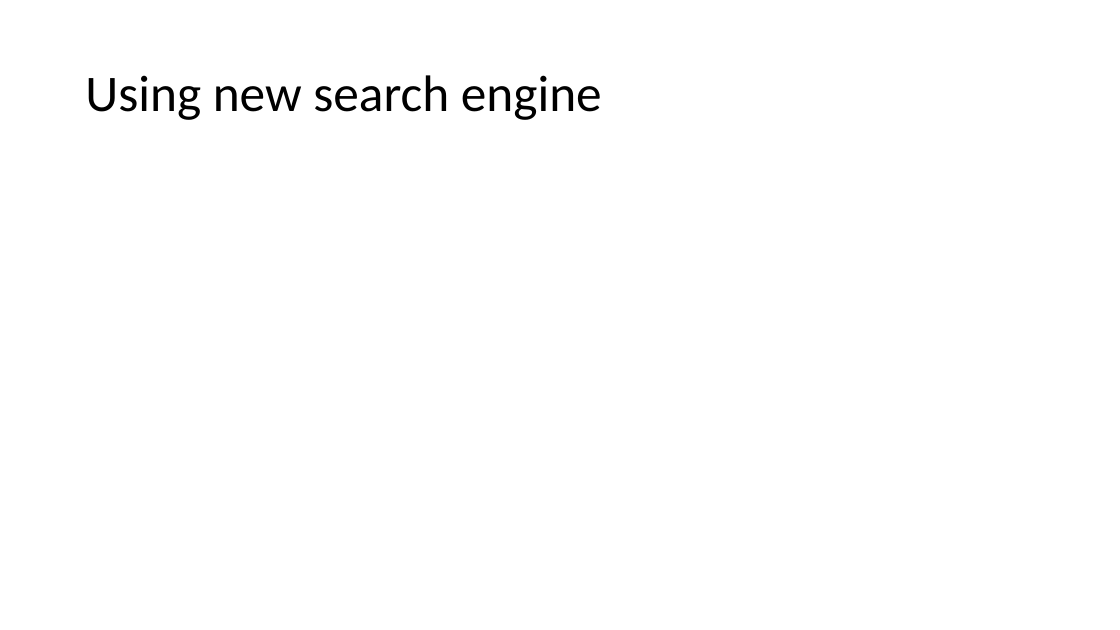
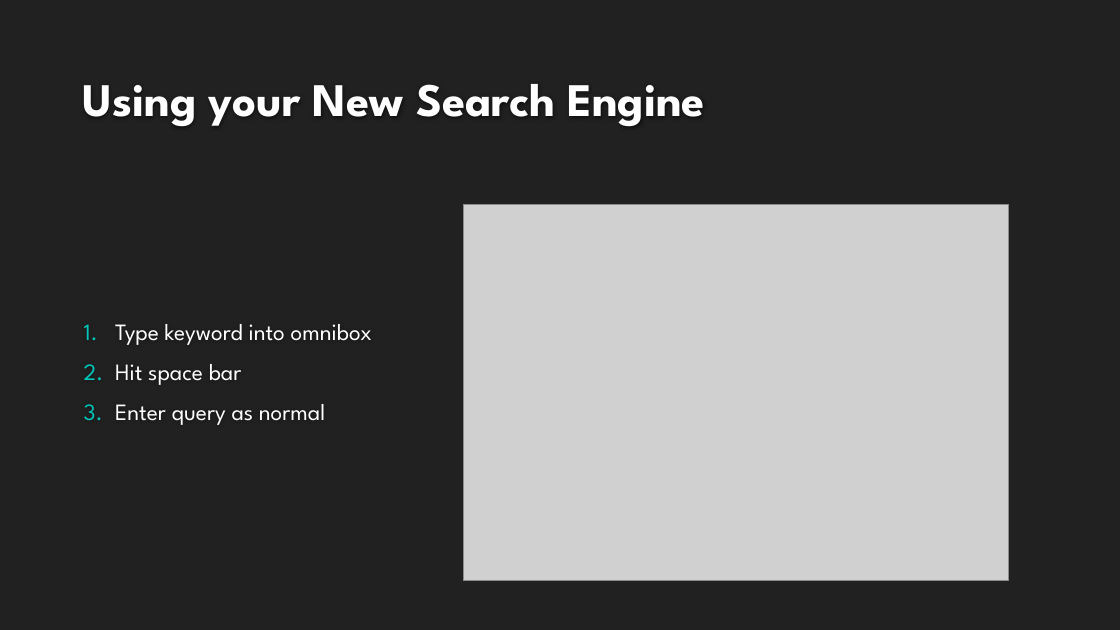
Before and after one commit to cairnwayco/cemathieu42.github.io, a slide deck: slide 5 of Lecture1_ChromeOmnibox.pptx. Drawn at 1120x630 pixels with LibreOffice and Linux fonts; fonts in the diff are those of the drawing; grey boxes stand for pictures; background and template pictures are left out. Boxes give left, top, right and bottom in pixels: in the first picture for what was removed or moved away, otherwise in the second. Text is boxed around its words. In the diff, an @@ line names an element or a change of style, - is before the commit and + after.

```diff
--- a/Lecture1_ChromeOmnibox.pptx
+++ b/Lecture1_ChromeOmnibox.pptx
@@ background #FFFFFF to #212121 @@
@@ title "Using your New Search Engine" at <box>83,84,705,126</box>: vertical alignment middle to bottom @@
@@ title at <box>83,84,705,126</box>: text changed; size 44 to 40 pt; font Calibri to League Spartan; text colour #000000 to #FEFEFE; bold on @@
-Using new search engine
+Using your New Search Engine
@@ picture added at <box>463,204,1008,581</box> @@
@@ text added at <box>115,324,372,425</box>, 20 pt, text #FFFFFF @@
+1. Type keyword into omnibox
+2. Hit space bar
+3. Enter query as normal
```
Also in this commit, not shown: 3 other slides changed, 4 slides added, 3 slides removed, 2 other files.
